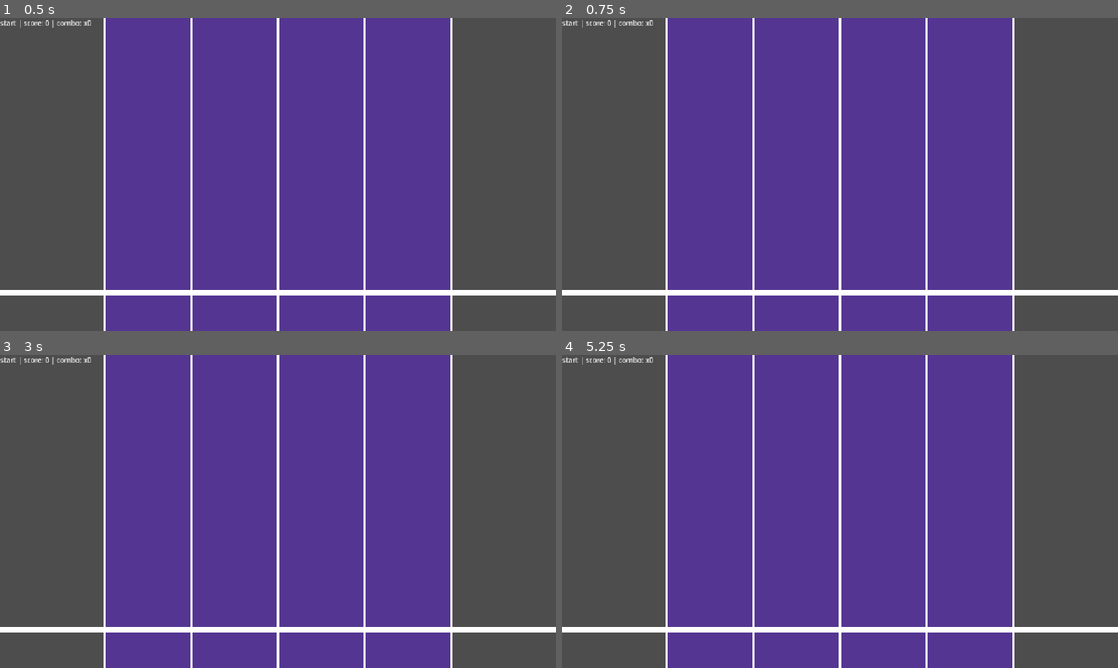
Above: before the commit, frames 1-4 (two rows, left to right).
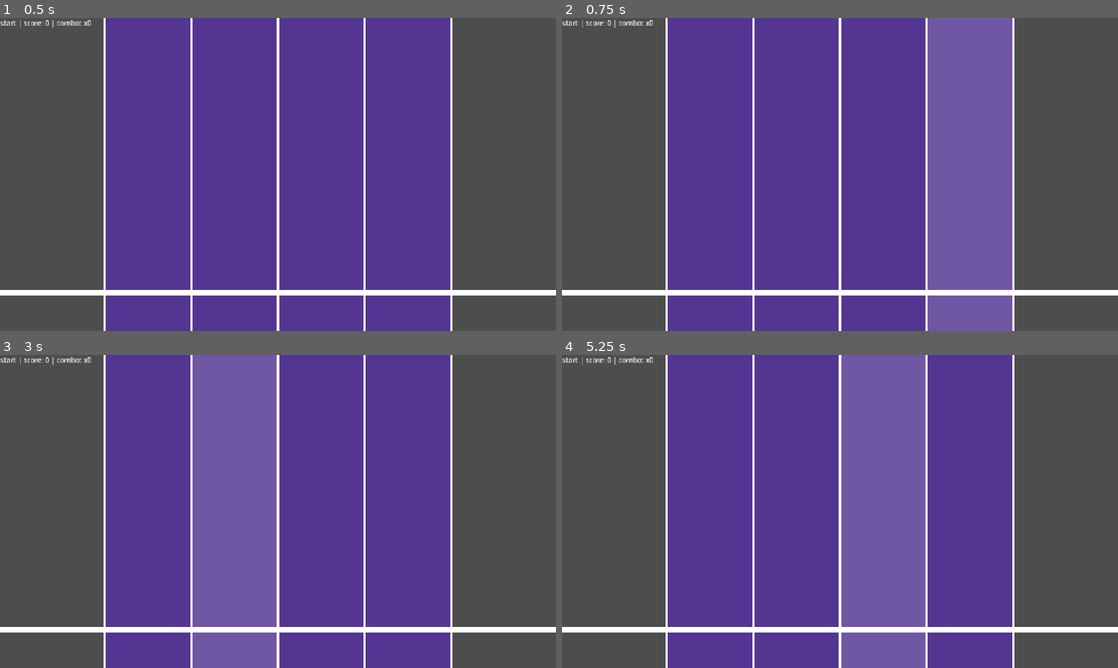
Above: after the commit, the same moments.

Repository: kocio07/rhytm-game
Game: Godot game, scene res://sceny/main.tscn
Same seed, same stepped clock (60 frames per second), same inputs: the game is played once before the commit and once after it. Sound files missing from this copy of the repository are replaced by a short silence.
Inputs (mouse positions are in pixels of both pictures, inside the frame that each line leads up to):
- Up to frame 1 (0.5 s): no input
- Up to frame 2 (0.75 s): tap Enter at 0.5 s; move the mouse to (962, 158) at 0.52 s; hold Right from 0.53 s (still down); tap Alt at 0.6 s; click (962, 158) at 0.67 s
- Up to frame 3 (3 s): tap Space at 0.77, 1.25, 1.52, 2.75 s; move the mouse to (166, 527) at 1.27 s; release Right at 1.28 s; hold Down 1.28-2.03 s; tap Shift at 1.35, 2.85 s; tap Enter at 2 s; move the mouse to (333, 442) at 2.02 s; hold Right 2.03-2.78 s; tap Alt at 2.1 s; move the mouse to (250, 574) at 2.77 s; hold Up from 2.78 s (still down); click (250, 574) at 2.92 s
- Up to frame 4 (5.25 s): tap Space at 3.02, 3.77, 4.25, 4.52 s; tap Enter at 3.5 s; move the mouse to (1006, 558) at 3.52 s; release Up at 3.53 s; hold Left 3.53-5.03 s; tap Alt at 3.6, 5.1 s; move the mouse to (673, 464) at 4.27 s; tap Shift at 4.35 s; move the mouse to (867, 511) at 5.02 s; hold Down from 5.03 s (still down); click (867, 511) at 5.17 s

Frame 1 is identical in both runs. In frame 2, 15% of the frame differs, in the area x 65-81%, y 0-100%; in frame 3, 15%; in frame 4, 15%.

Commit message:
added variables for controlling flash and working flash

Diff:
--- a/rhytmgame/sceny/main.tscn
+++ b/rhytmgame/sceny/main.tscn
@@ -42,6 +42,8 @@
 #effects
 
 var flash: Array[float] = [0.0, 0.0, 0.0, 0.0]
+const FLASH_SPEED = 5.0   # wieksza liczba = krotszy blysk
+const FLASH_ALPHA = 0.25  # sila blysku (0-1)
 
 func _ready() -> void:
 	_setup_lanes()
@@ -114,7 +116,12 @@
 		return 0.0
 	return music_player.get_playback_position() + AudioServer.get_time_since_last_mix()
 
-func _process(_delta: float) -> void:
+func _process(delta: float) -> void:
+	# wygaszanie blysku torow + odswiezenie rysowania
+	for i in range(LANE_COUNT):
+		flash[i] = max(0.0, flash[i] - delta * FLASH_SPEED)
+	queue_redraw()
+
 	if not song_started:
 		return
 
@@ -168,6 +175,7 @@
 	if event is InputEventMouseButton and event.pressed and event.button_index == MOUSE_BUTTON_LEFT:
 		var clicked_lane := _get_lane_from_x(event.position.x)
 		if clicked_lane != -1:
+			flash[clicked_lane] = 1.0
 			_try_hit_lane(clicked_lane, song_time)
 
 func _record_note(lane: int, song_time: float) -> void:
@@ -247,6 +255,10 @@
 	# tlo torów
 	for i in range(LANE_COUNT):
 		draw_rect(Rect2(left + i * lane_spacing, 0, lane_spacing, h), Color(0.33, 0.21, 0.571, 1.0))
+	# blysk po nacisnieciu klawisza
+	for i in range(LANE_COUNT):
+		if flash[i] > 0.0:
+			draw_rect(Rect2(left + i * lane_spacing, 0, lane_spacing, h), Color(1, 1, 1, flash[i] * FLASH_ALPHA))
 	# separatory
 	for i in range(LANE_COUNT + 1):
 		draw_rect(Rect2(left + i * lane_spacing - 2.0, 0, 4.0, h), Color.WHITE)
